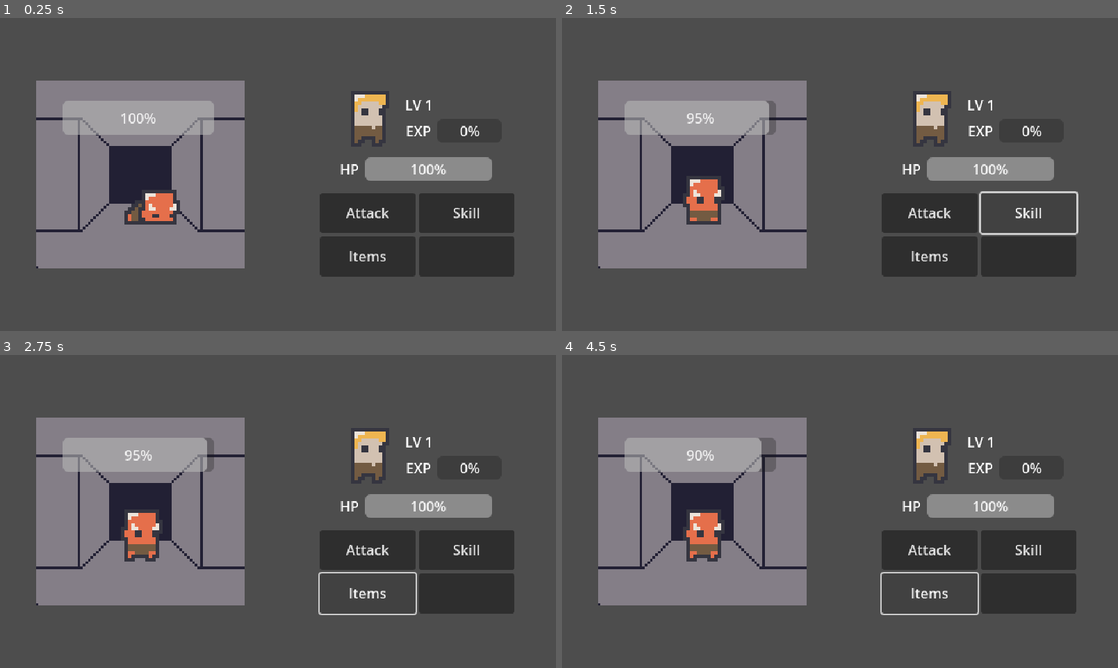
Above: before the commit, frames 1-4 (two rows, left to right).
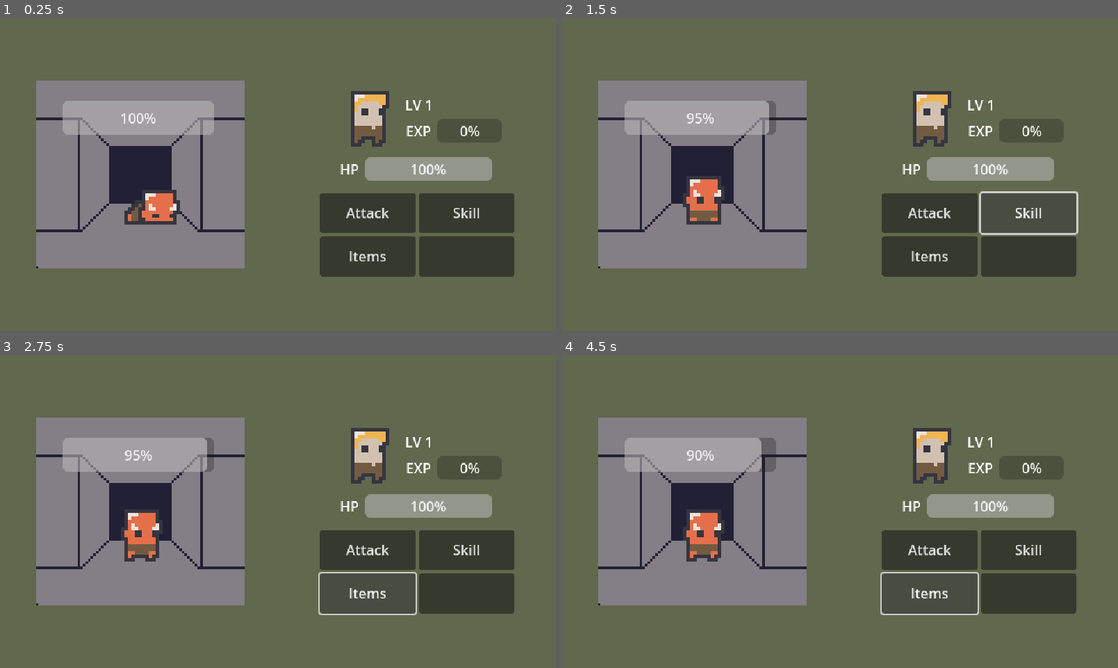
Above: after the commit, the same moments.

Repository: THE21Falcam/Dungeon-Madness
Game: Godot game, scene res://Main World/Layout/Landscape.tscn
Same seed, same stepped clock (60 frames per second), same inputs: the game is played once before the commit and once after it. The project has no main scene, so this scene is started directly.
Inputs:
- Up to frame 1 (0.25 s): no input
- Up to frame 2 (1.5 s): click "Attack" at 0.5 s; click "Skill" at 1.25 s
- Up to frame 3 (2.75 s): click "Items" at 2 s
- Up to frame 4 (4.5 s): click "Attack" at 2.75 s; click "Skill" at 3.5 s; click "Items" at 4.25 s

The runs differ from the first frame. In frame 1, 65% of the frame differs, in the area x 0-100%, y 0-100%; in frame 2, 65%; in frame 3, 65%; in frame 4, 65%.

Commit message:
Update Landscape.tscn

Diff:
--- a/Main World/Layout/Landscape.tscn
+++ b/Main World/Layout/Landscape.tscn
@@ -11,6 +11,13 @@
 [node name="Main World" type="Node2D"]
 texture_filter = 1
 script = ExtResource("1_oua0k")
+
+[node name="ColorRect" type="ColorRect" parent="."]
+offset_left = -113.0
+offset_top = -68.0
+offset_right = 753.0
+offset_bottom = 428.0
+color = Color(0.378339, 0.409674, 0.300397, 1)
 
 [node name="Extra UI" type="CanvasLayer" parent="."]
 
